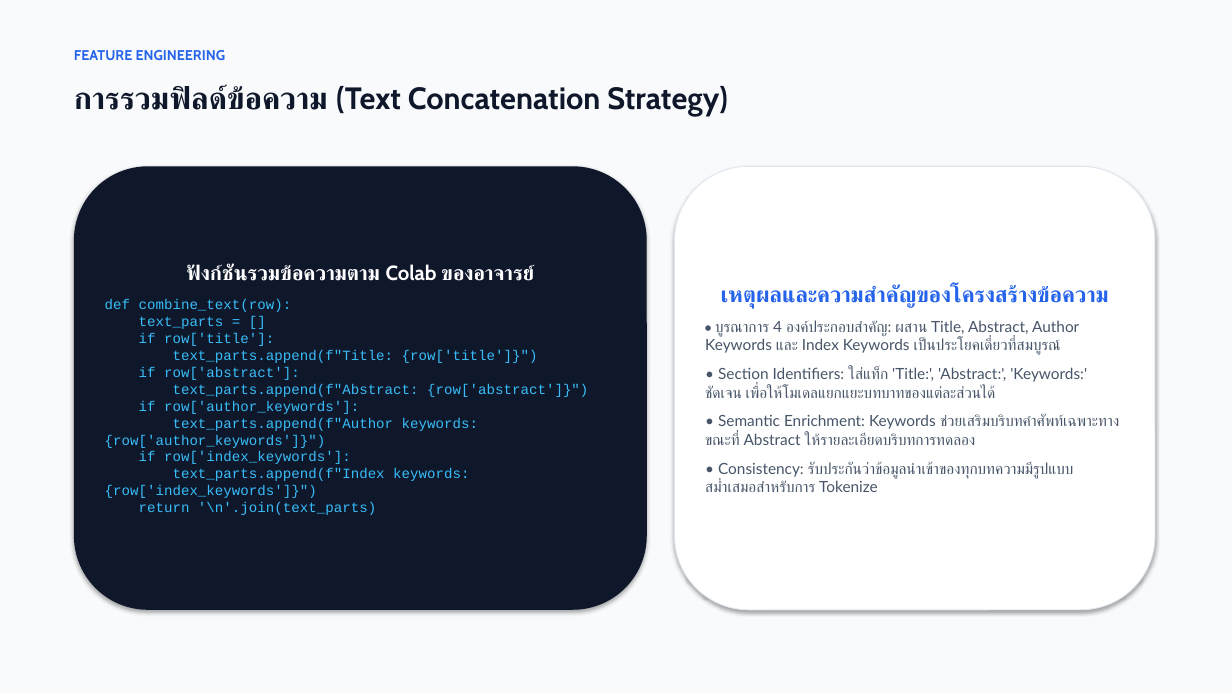
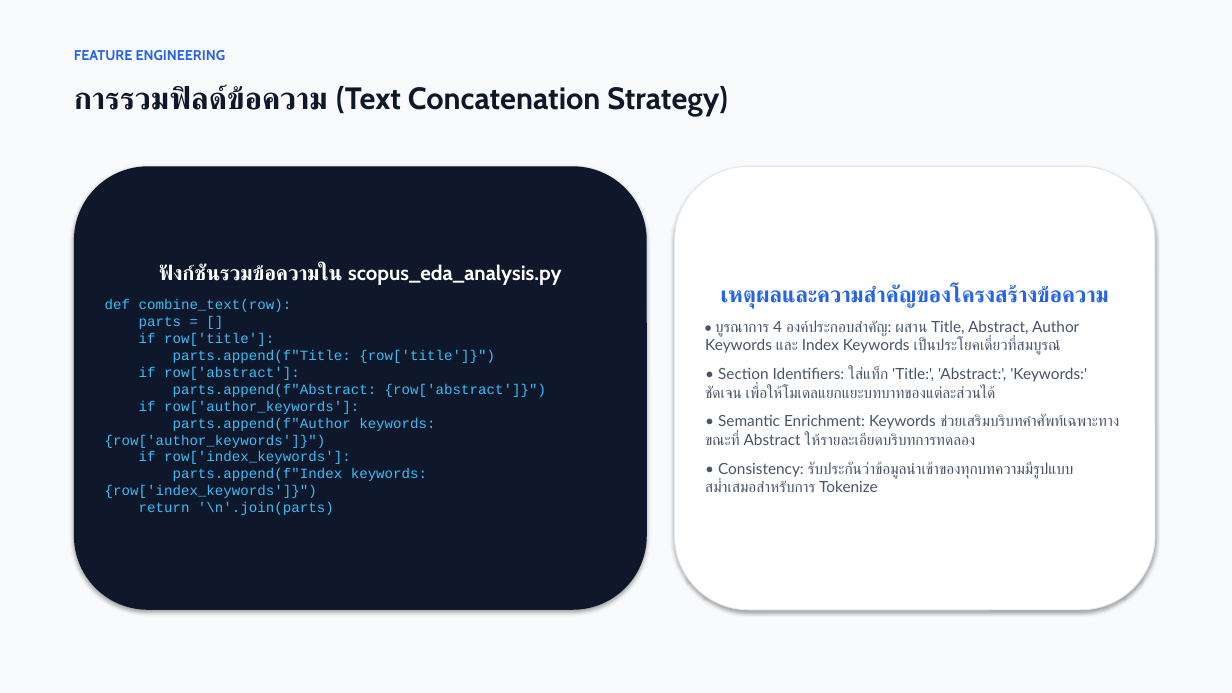
Before and after one commit to wayu15244/ScopusDataMidTerm, a slide deck: slide 9 of slides/EDA_Scopus_Presentation.pptx. Drawn at 1232x693 pixels with LibreOffice and Linux fonts; fonts in the diff are those of the drawing. Boxes give left, top, right and bottom in pixels: in the first picture for what was removed or moved away, otherwise in the second. Text is boxed around its words. In the diff, an @@ line names an element or a change of style, - is before the commit and + after.

```diff
--- a/slides/EDA_Scopus_Presentation.pptx
+++ b/slides/EDA_Scopus_Presentation.pptx
@@ text in rounded rectangle at [105,264,561,515]: text changed @@
-ฟังก์ชันรวมข้อความตาม Colab ของอาจารย์
-def combine_text(row):
-text_parts = []
-if row['title']:
-text_parts.append(f"Title: {row['title']}")
-if row['abstract']:
-text_parts.append(f"Abstract: {row['abstract']}")
-if row['author_keywords']:
-text_parts.append(f"Author keywords: {row['author_keywords']}")
-if row['index_keywords']:
-text_parts.append(f"Index keywords: {row['index_keywords']}")
-return '\n'.join(text_parts)
+ฟังก์ชันรวมข้อความใน scopus_eda_analysis.py
+def combine_text(row):
+parts = []
+if row['title']:
+parts.append(f"Title: {row['title']}")
+if row['abstract']:
+parts.append(f"Abstract: {row['abstract']}")
+if row['author_keywords']:
+parts.append(f"Author keywords: {row['author_keywords']}")
+if row['index_keywords']:
+parts.append(f"Index keywords: {row['index_keywords']}")
+return '\n'.join(parts)
```
Also in this commit, not shown: 8 other slides changed, 20 other files.
